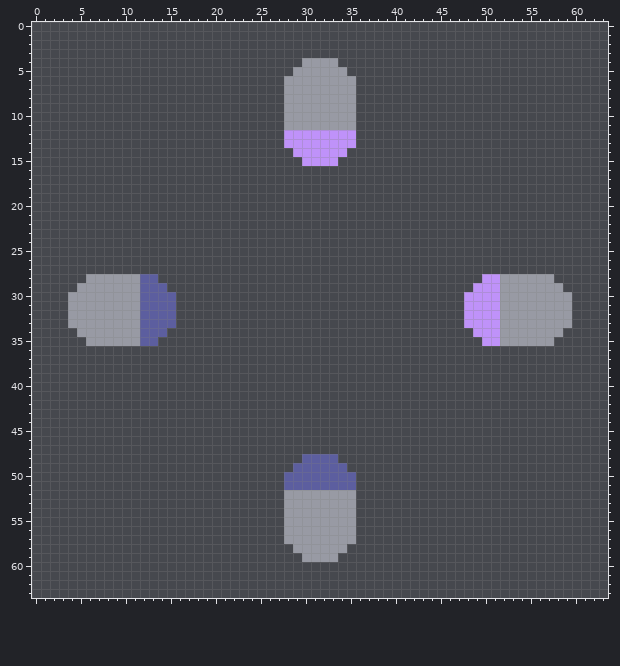
Two versions of one pixel-art sprite, core/assets-raw/sprites/blocks/production/spore-press-frame2.png. Above: the version before the commit.
The file is 64x64 pixels.
And afterwards:
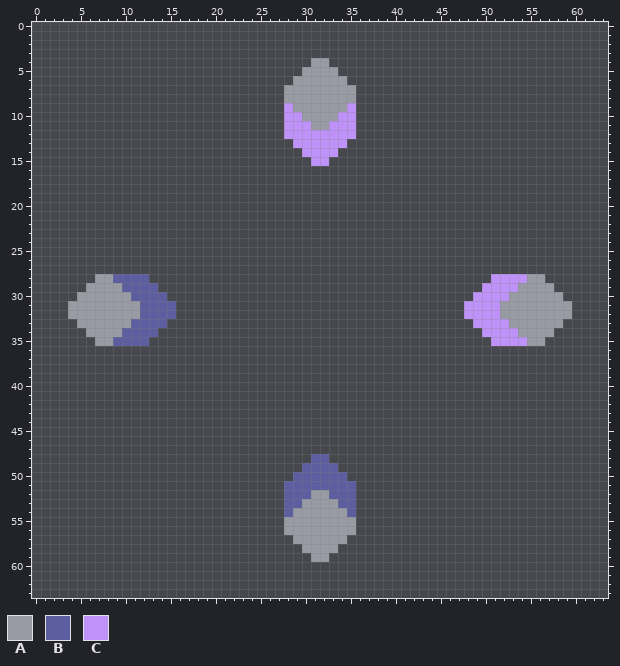
Palette (. is transparent): A #989aa4  B #5c5e9f  C #bf92f9
The exact change:
Colour A becomes colour B in row 28 at x 9 to 11; in row 29 at x 10 to 11; in row 30 at x 11; in row 33 at x 11; in row 34 at x 10 to 11; in row 35 at x 9 to 11.
Colour A becomes colour B in row 52 at x 28 to 30 and 33 to 35; in row 53 at x 28 to 29 and 34 to 35; in row 54 at x 28 and 35.
Colour A becomes colour C in row 9 at x 28 and 35; in row 10 at x 28 to 29 and 34 to 35; in row 11 at x 28 to 30 and 33 to 35; in row 28 at x 52 to 54; in row 29 at x 52 to 53; in row 30 at x 52.
Colour A becomes colour C in row 33 at x 52; in row 34 at x 52 to 53; in row 35 at x 52 to 54.
The edit erases colour A in row 4 at x 30 and 33; in row 5 at x 29 and 34; in row 6 at x 28 and 35; in row 28 at x 6 and 57; in row 29 at x 5 and 58; in row 30 at x 4 and 59.
The edit erases colour A in row 33 at x 4 and 59; in row 34 at x 5 and 58; in row 35 at x 6 and 57; in row 57 at x 28 and 35; in row 58 at x 29 and 34; in row 59 at x 30 and 33.
The edit erases colour B in row 28 at x 13; in row 29 at x 14; in row 30 at x 15; in row 33 at x 15; in row 34 at x 14; in row 35 at x 13.
The edit erases colour B in row 48 at x 30 and 33; in row 49 at x 29 and 34; in row 50 at x 28 and 35.
The edit erases colour C in row 13 at x 28 and 35; in row 14 at x 29 and 34; in row 15 at x 30 and 33; in row 28 at x 50; in row 29 at x 49; in row 30 at x 48.
The edit erases colour C in row 33 at x 48; in row 34 at x 49; in row 35 at x 50.
Boxes around the changes in both pictures, in picture pixels (x1, y1, x2, y2):
changed: (284, 58, 356, 166)
changed: (68, 274, 176, 346)
changed: (464, 274, 572, 346)
changed: (284, 454, 356, 562)
